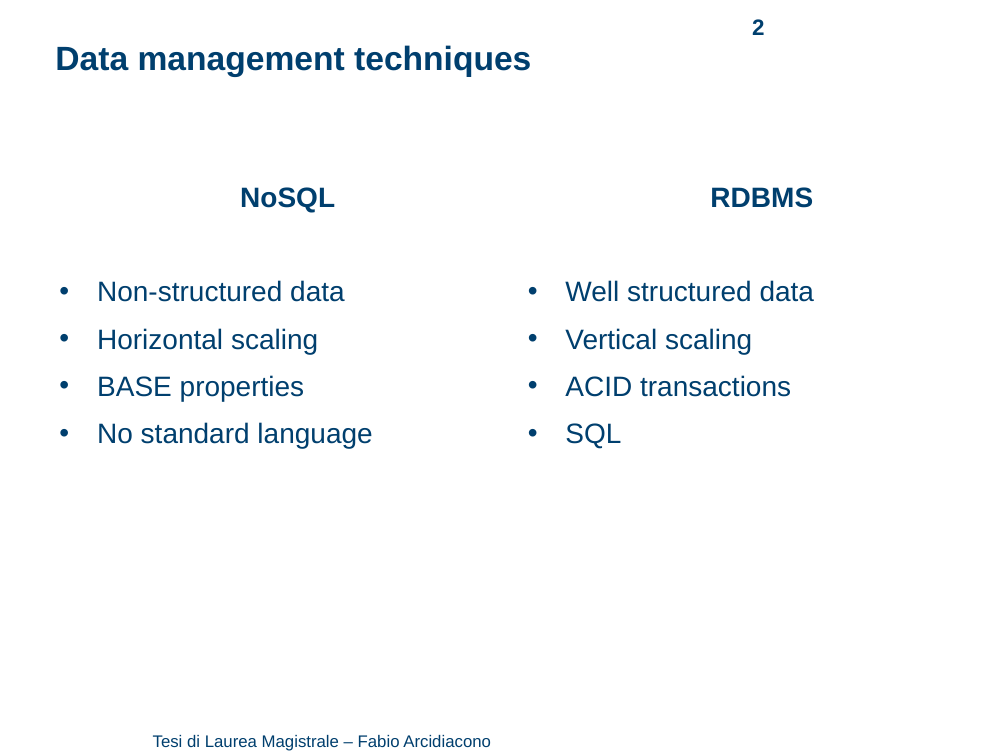
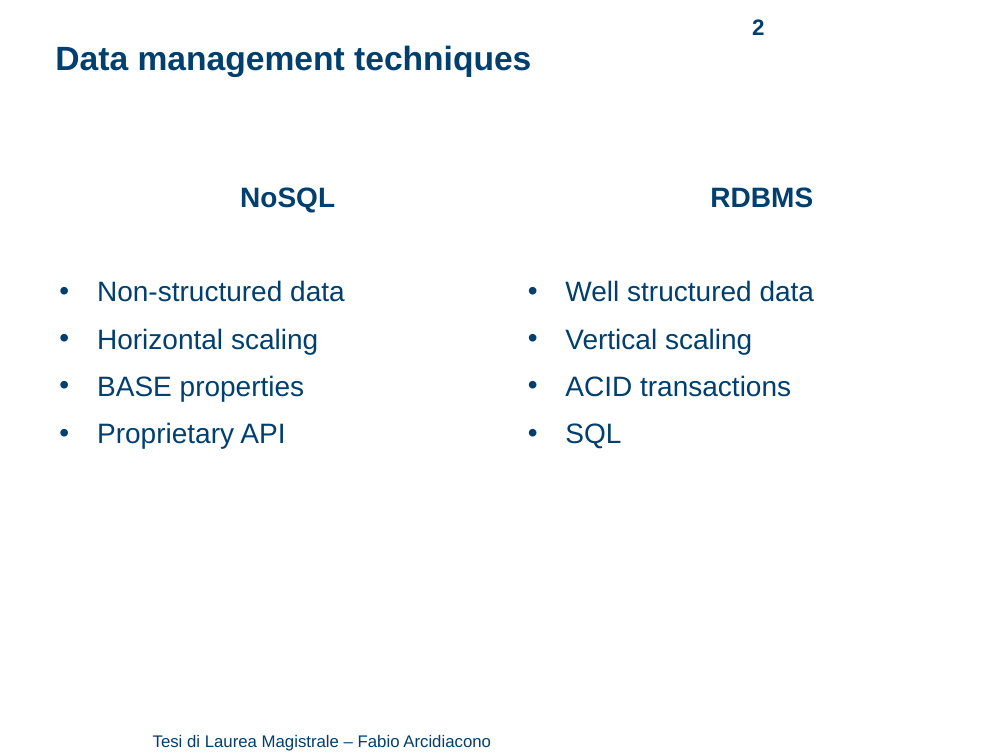
Before and after one commit to arci/thesis, a slide deck: slide 2 of presentation/ThesisPresentation.ppt. Drawn at 1008x756 pixels with LibreOffice and Linux fonts; fonts in the diff are those of the drawing; background and template pictures are left out. Boxes give left, top, right and bottom in pixels: in the first picture for what was removed or moved away, otherwise in the second. Text is boxed around its words. In the diff, an @@ line names an element or a change of style, - is before the commit and + after.

```diff
--- a/presentation/ThesisPresentation.ppt
+++ b/presentation/ThesisPresentation.ppt
@@ text at box(97, 422, 285, 448): text changed @@
-• No standard language
+• Proprietary API
```
Also in this commit, not shown: 2 other slides changed, 1 other file.
